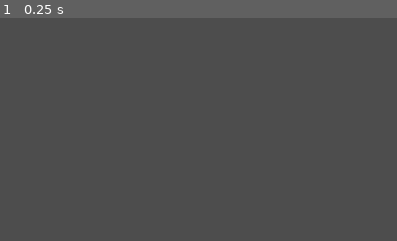
Above: before the commit, frame 1.
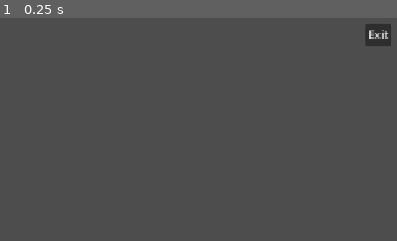
Above: after the commit, the same moment.

Repository: raymocao/booget-game
Game: Godot game, scene res://main.tscn
Two runs of this game, one before a commit and one after it. Both use one fixed random seed, a clock stepped at 60 frames per second and the inputs below.
Inputs:
- Up to frame 1 (0.25 s): no input
The pictures show only the part of the screen within x 50-100%, y 0-50%; the shares and areas given below are measured in that part.

The runs differ from the first frame. In frame 1, 0.6% of the frame differs, in the area x 92-99%, y 2-13%.

Commit message:
add exit game button

Diff:
--- a/booget/hud.gd
+++ b/booget/hud.gd
@@ -1,6 +1,7 @@
 extends CanvasLayer
 
 signal add_transaction(transaction);
+signal end_game();
 
 func _ready():
 	$MarginContainer/VBoxContainer/LB.show();
@@ -18,3 +19,6 @@
 	transaction.transaction_amount = 10;
 	transaction.transaction_category = Main.BudgetCategory.LIVING;
 	add_transaction.emit(transaction);
+
+func _on_exit_pressed() -> void:
+	end_game.emit();
--- a/booget/hud.tscn
+++ b/booget/hud.tscn
@@ -21,10 +21,12 @@
 
 [node name="LB" type="Label" parent="MarginContainer/VBoxContainer"]
 layout_mode = 2
+size_flags_horizontal = 0
 text = "Living Budget Remaining: "
 
 [node name="FB" type="Label" parent="MarginContainer/VBoxContainer"]
 layout_mode = 2
+size_flags_horizontal = 0
 text = "Fun Budget Remaining: "
 
 [node name="Add Transaction" type="Button" parent="MarginContainer"]
@@ -34,4 +36,11 @@
 text = "Add Transaction
 "
 
+[node name="Exit" type="Button" parent="MarginContainer"]
+layout_mode = 2
+size_flags_horizontal = 8
+size_flags_vertical = 0
+text = "Exit"
+
 [connection signal="pressed" from="MarginContainer/Add Transaction" to="." method="_on_add_transaction_pressed"]
+[connection signal="pressed" from="MarginContainer/Exit" to="." method="_on_exit_pressed"]
--- a/booget/main.gd
+++ b/booget/main.gd
@@ -16,3 +16,7 @@
 func start_game():
 	$HUD.update_lb($Player.living_budget_remaining);
 	$HUD.update_fb($Player.fun_budget_remaining);
+
+func _on_hud_end_game() -> void:
+	#save game
+	get_tree().quit();
--- a/booget/main.tscn
+++ b/booget/main.tscn
@@ -18,3 +18,4 @@
 
 [connection signal="ready" from="." to="." method="_on_ready"]
 [connection signal="add_transaction" from="HUD" to="." method="_on_hud_add_transaction"]
+[connection signal="end_game" from="HUD" to="." method="_on_hud_end_game"]
